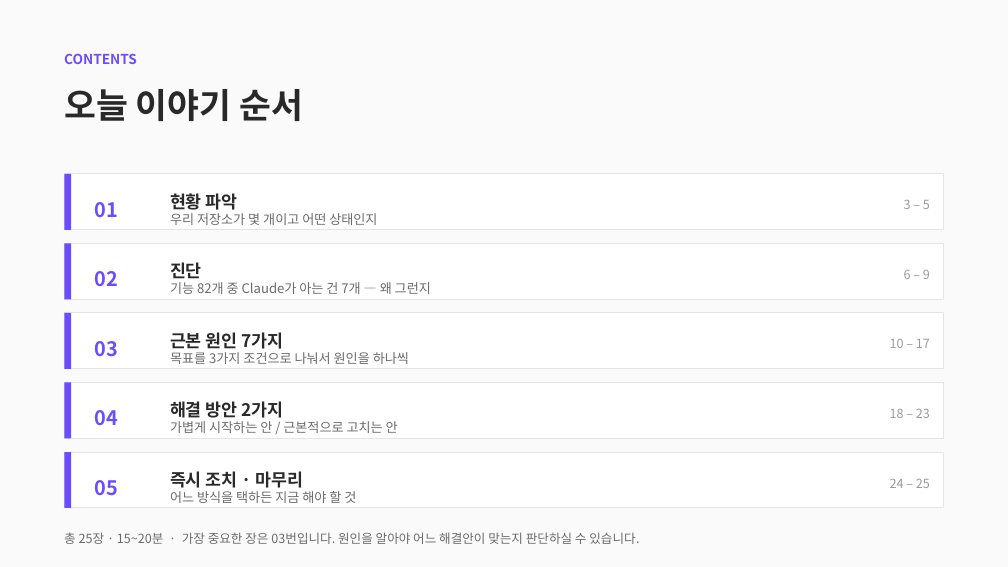
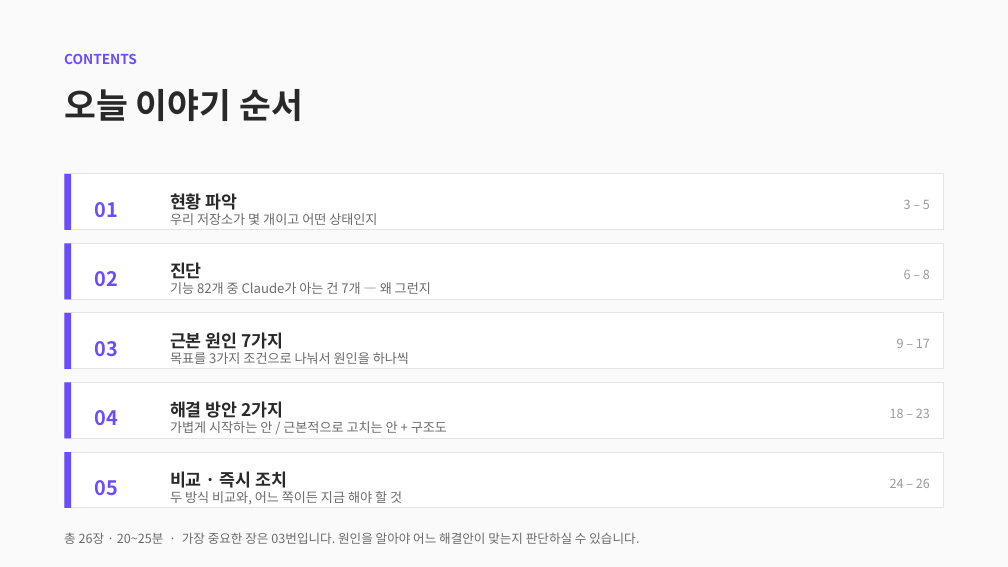
Before and after one commit to CdBd-in/design, a slide deck: slide 2 of CdBd 문서 체계 진단 및 개편 제안.pptx. Drawn at 1008x567 pixels with LibreOffice and Linux fonts; fonts in the diff are those of the drawing. Boxes give left, top, right and bottom in pixels: in the first picture for what was removed or moved away, otherwise in the second. Text is boxed around its words. In the diff, an @@ line names an element or a change of style, - is before the commit and + after.

```diff
--- a/CdBd 문서 체계 진단 및 개편 제안.pptx
+++ b/CdBd 문서 체계 진단 및 개편 제안.pptx
@@ text at (x1=904, y1=270, x2=930, y2=279): text changed @@
-6 – 9
+6 – 8
@@ text at (x1=897, y1=339, x2=930, y2=348): text changed @@
-10 – 17
+9 – 17
@@ text at (x1=170, y1=421, x2=447, y2=433): text changed @@
-가볍게 시작하는 안 / 근본적으로 고치는 안
+가볍게 시작하는 안 / 근본적으로 고치는 안 + 구조도
@@ text at (x1=170, y1=471, x2=288, y2=488): text changed @@
-즉시 조치 · 마무리
+비교 · 즉시 조치
@@ text at (x1=170, y1=491, x2=402, y2=504): text changed @@
-어느 방식을 택하든 지금 해야 할 것
+두 방식 비교와, 어느 쪽이든 지금 해야 할 것
@@ text at (x1=64, y1=532, x2=639, y2=544): text changed @@
-총 25장 · 15~20분 · 가장 중요한 장은 03번입니다. 원인을 알아야 어느 해결안이 맞는지 판단하실 수 있습니다.
+총 26장 · 20~25분 · 가장 중요한 장은 03번입니다. 원인을 알아야 어느 해결안이 맞는지 판단하실 수 있습니다.
```
Also in this commit, not shown: 23 other slides changed, 1 other file.
